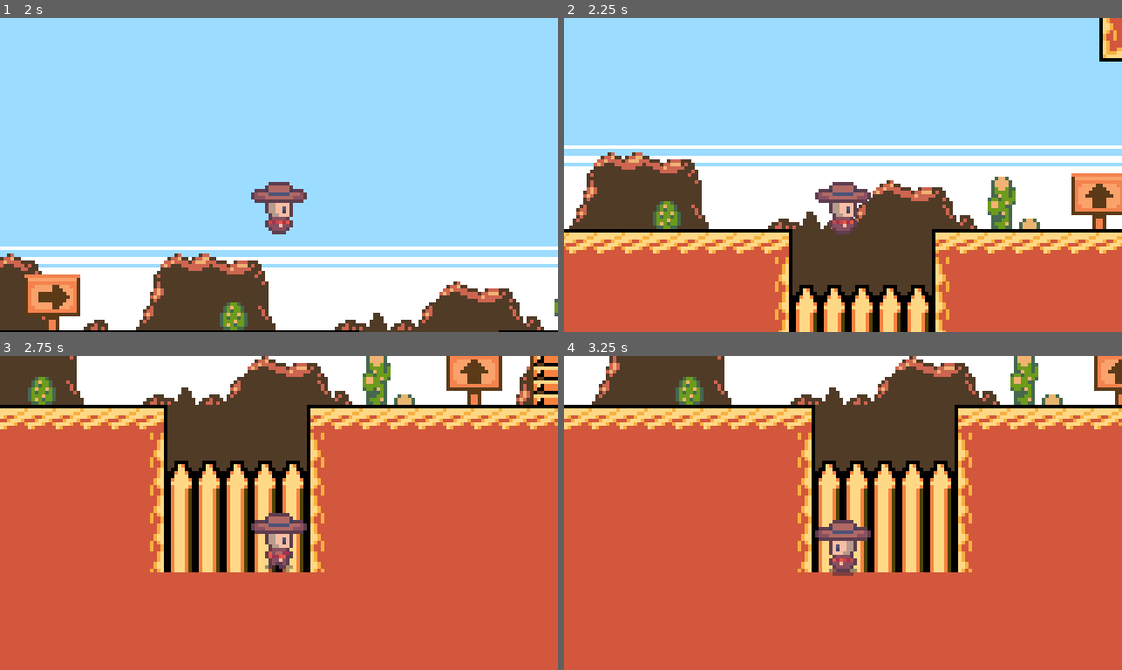
Above: before the commit, frames 1-4 (two rows, left to right).
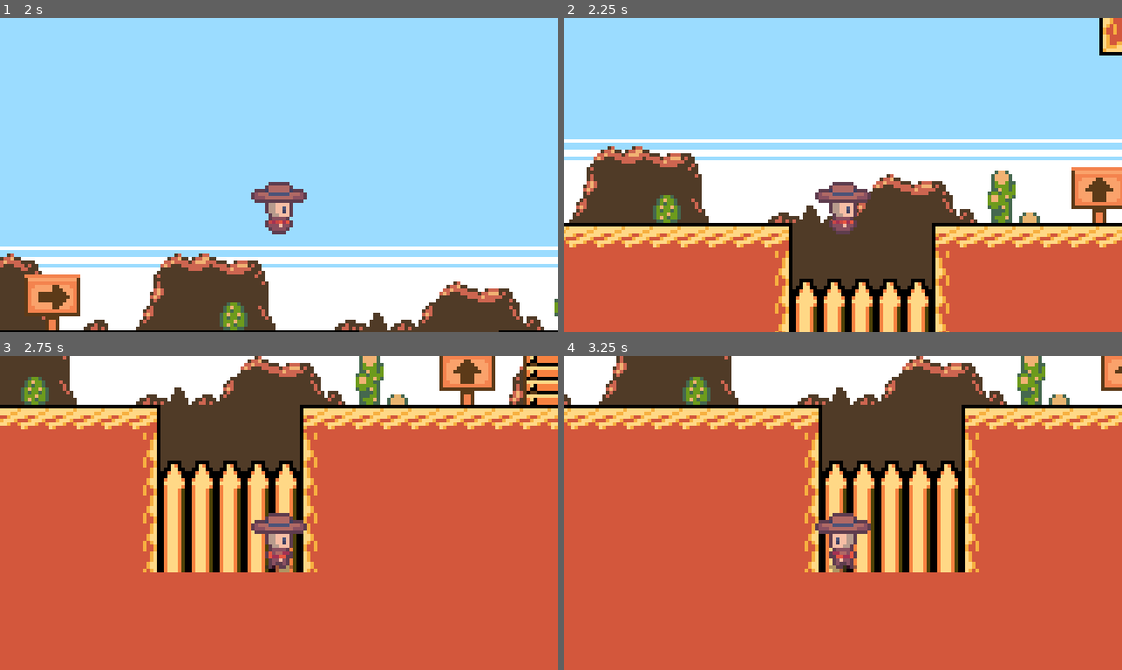
Above: after the commit, the same moments.

Repository: iltusing/hoohacks26
Game: Godot game, scene res://scenes/title.tscn
Two runs of this game, one before a commit and one after it. Both use one fixed random seed, a clock stepped at 60 frames per second and the inputs below.
Inputs:
- Up to frame 1 (2 s): click "PLAY" at 0.5 s; tap Enter at 1.25 s; hold D (move_right) from 1.28 s (still down); tap W (jump) at 1.52 s
- Up to frame 2 (2.25 s): keep holding D (move_right)
- Up to frame 3 (2.75 s): keep holding D (move_right); tap W (jump) at 2.27 s
- Up to frame 4 (3.25 s): release D (move_right) at 2.78 s; hold A (move_left) from 2.78 s (still down)

Frame 1 is identical in both runs. In frame 2, 17% of the frame differs, in the area x 0-100%, y 0-100%; in frame 3, 16%; in frame 4, 16%.

Commit message:
death animation added

Diff:
--- a/wild-west-game/scenes/player.tscn
+++ b/wild-west-game/scenes/player.tscn
@@ -1,12 +1,37 @@
 [gd_scene format=3 uid="uid://cf7qgxcbo78ue"]
 
 [ext_resource type="Script" uid="uid://dbttj38iwe6rj" path="res://scripts/player.gd" id="1_3vyb7"]
+[ext_resource type="Texture2D" uid="uid://44vubxn7uci7" path="res://assets/Cowboy_Sprite/Wild West Pixel Cowboy - Pixel Art Asset Pack/death/cowboy_death_spritesheet.png" id="2_fjrip"]
 [ext_resource type="Texture2D" uid="uid://ckay3dd5s7ilv" path="res://assets/Cowboy_Sprite/Wild West Pixel Cowboy - Pixel Art Asset Pack/idle/cowboy_idle_spritesheet.png" id="2_g2els"]
 [ext_resource type="Texture2D" uid="uid://du30askglbppm" path="res://assets/Cowboy_Sprite/Wild West Pixel Cowboy - Pixel Art Asset Pack/walk/cowboy_walk_right-spritesheet.png" id="3_qhqgy"]
 [ext_resource type="Texture2D" uid="uid://c0kj8b68g88bo" path="res://assets/Cowboy_Sprite/Wild West Pixel Cowboy - Pixel Art Asset Pack/jump/cowboy_jump.png" id="4_dqkch"]
 [ext_resource type="Texture2D" uid="uid://bla8bn3doflvs" path="res://assets/Cowboy_Sprite/Wild West Pixel Cowboy - Pixel Art Asset Pack/attack & reload/cowboy_reload_right_spritesheet.png" id="4_tuyoq"]
 [ext_resource type="Texture2D" uid="uid://nvs1ajuxo2p5" path="res://assets/Cowboy_Sprite/Wild West Pixel Cowboy - Pixel Art Asset Pack/attack & reload/cowboy_attack_right-spritesheet.png" id="6_fjrip"]
 
+[sub_resource type="AtlasTexture" id="AtlasTexture_i4ail"]
+atlas = ExtResource("2_fjrip")
+region = Rect2(0, 0, 32, 32)
+
+[sub_resource type="AtlasTexture" id="AtlasTexture_a38lo"]
+atlas = ExtResource("2_fjrip")
+region = Rect2(32, 0, 32, 32)
+
+[sub_resource type="AtlasTexture" id="AtlasTexture_4ni07"]
+atlas = ExtResource("2_fjrip")
+region = Rect2(64, 0, 32, 32)
+
+[sub_resource type="AtlasTexture" id="AtlasTexture_l71n6"]
+atlas = ExtResource("2_fjrip")
+region = Rect2(96, 0, 32, 32)
+
+[sub_resource type="AtlasTexture" id="AtlasTexture_ke2ow"]
+atlas = ExtResource("2_fjrip")
+region = Rect2(128, 0, 32, 32)
+
+[sub_resource type="AtlasTexture" id="AtlasTexture_ujl30"]
+atlas = ExtResource("2_fjrip")
+region = Rect2(160, 0, 32, 32)
+
 [sub_resource type="AtlasTexture" id="AtlasTexture_d2wvv"]
 atlas = ExtResource("4_dqkch")
 region = Rect2(32, 0, 32, 32)
@@ -83,6 +108,29 @@
 animations = [{
 "frames": [{
 "duration": 1.0,
+"texture": SubResource("AtlasTexture_i4ail")
+}, {
+"duration": 1.0,
+"texture": SubResource("AtlasTexture_a38lo")
+}, {
+"duration": 1.0,
+"texture": SubResource("AtlasTexture_4ni07")
+}, {
+"duration": 1.0,
+"texture": SubResource("AtlasTexture_l71n6")
+}, {
+"duration": 1.0,
+"texture": SubResource("AtlasTexture_ke2ow")
+}, {
+"duration": 1.0,
+"texture": SubResource("AtlasTexture_ujl30")
+}],
+"loop": true,
+"name": &"die",
+"speed": 5.0
+}, {
+"frames": [{
+"duration": 1.0,
 "texture": SubResource("AtlasTexture_d2wvv")
 }],
 "loop": true,
@@ -167,14 +215,16 @@
 }]
 
 [sub_resource type="RectangleShape2D" id="RectangleShape2D_u8vuu"]
-size = Vector2(16, 14)
+size = Vector2(12, 14)
 
 [node name="Player" type="CharacterBody2D" unique_id=1502754261]
 script = ExtResource("1_3vyb7")
 
 [node name="AnimatedSprite2D" type="AnimatedSprite2D" parent="." unique_id=492711243]
 sprite_frames = SubResource("SpriteFrames_g2els")
-animation = &"run"
+animation = &"die"
+frame = 1
+frame_progress = 0.38974044
 
 [node name="CollisionShape2D" type="CollisionShape2D" parent="." unique_id=572601383]
 shape = SubResource("RectangleShape2D_u8vuu")
Binary file added: wild-west-game/assets/Cowboy_Sprite/Wild West Pixel Cowboy - Pixel Art Asset Pack/attack & reload/cowboy_death_spritesheet.png
Not shown, added: wild-west-game/assets/Cowboy_Sprite/Wild West Pixel Cowboy - Pixel Art Asset Pack/attack & reload/cowboy_death_spritesheet.png.import
